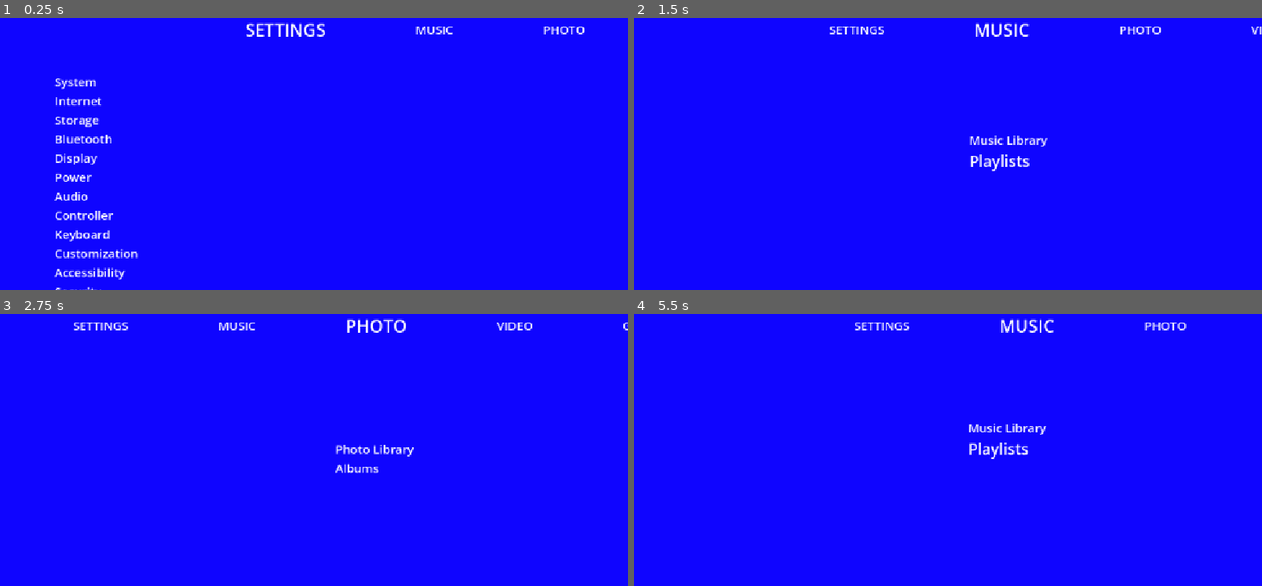
Above: before the commit, frames 1-4 (two rows, left to right).
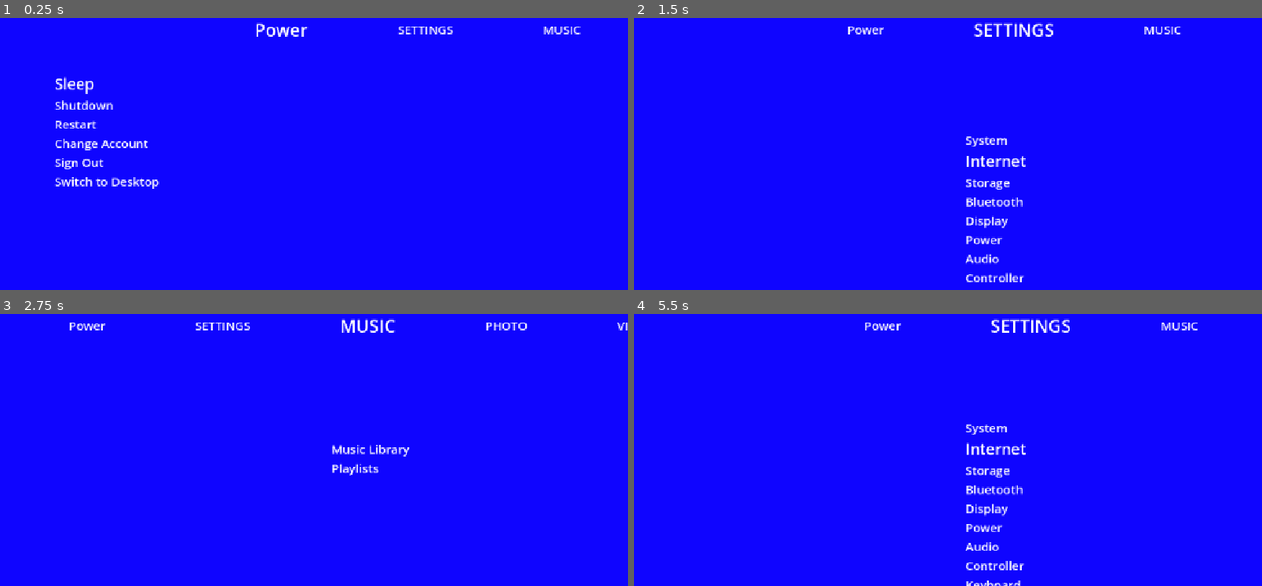
Above: after the commit, the same moments.

Repository: JamesPosseHunt/Steam-Deck-Media-Bar
Game: Godot game, scene res://control.tscn
The game is run twice, just before and just after one commit, with the same random seed, the same clock (stepped at 60 frames per second) and the same inputs.
Inputs:
- Up to frame 1 (0.25 s): no input
- Up to frame 2 (1.5 s): tap Enter (ui_accept) at 0.5, 1.35 s; hold Right (ui_right) 0.53-1.28 s; hold Enter (ui_accept) 0.53-1.28 s; hold Down (ui_down) from 1.28 s (still down)
- Up to frame 3 (2.75 s): tap Enter (ui_accept) at 1.52, 1.82, 2 s; release Down (ui_down) at 2.03 s; hold Right (ui_right) from 2.03 s (still down); hold Enter (ui_accept) from 2.03 s (still down)
- Up to frame 4 (5.5 s): release Right (ui_right) at 2.78 s; release Enter (ui_accept) at 2.78 s; hold Up (ui_up) 2.78-3.53 s; tap Enter (ui_accept) at 2.85, 3.02, 3.32, 3.5, 4.35, 4.52, 4.82, 5 s; hold Enter (ui_accept) 3.53-4.28 s; hold Left (ui_left) 3.53-5.03 s; hold Down (ui_down) from 5.03 s (still down); hold Enter (ui_accept) from 5.03 s (still down)

The runs differ from the first frame. In frame 1, 3.4% of the frame differs, in the area x 8-94%, y 1-100%; in frame 2, 2.3%; in frame 3, 1.4%; in frame 4, 2.4%.

Commit message:
Added links to game library and exit function

Diff:
--- a/control.gd
+++ b/control.gd
@@ -6,6 +6,7 @@
 @onready var category_bar: HBoxContainer = $CategoryViewport/CategoryBar
 @onready var categories = category_bar.get_children()
 var category_options = {
+	"PowerCategory": ["Sleep", "Shutdown", "Restart", "Change Account", "Sign Out", "Switch to Desktop"],
 	"SettingsCategory": ["System", "Internet", "Storage", "Bluetooth", "Display", "Power", "Audio", "Controller", "Keyboar …(208 unchanged characters)…
 	"MusicCategory": ["Music Library", "Playlists"],
 	"PhotoCategory": ["Photo Library", "Albums"],
@@ -30,19 +31,19 @@
 		selected_category = min(selected_category + 1, 5)
 		print(selected_category)
 		update_selection()
-		centre_selected_category()
 		rebuild_option_list()
 		selected_option = 0
 		position_option_list()
+		centre_selected_category()
 		centre_selected_option()
 	elif event.is_action_pressed("ui_left"):
 		selected_category = max(selected_category - 1, 0)
 		print(selected_category)
 		update_selection()
-		centre_selected_category()
 		rebuild_option_list()
 		selected_option = 0
 		position_option_list()
+		centre_selected_category()
 		centre_selected_option()
 	elif event.is_action_pressed("ui_down"):
 		var option_count = $CategoryViewport/OptionList.get_child_count()
@@ -62,7 +63,13 @@
 		var options = option_list.get_children()
 
 		if options.size() > 0:
-			print("Selected: ", options[selected_option].text)
+			var selected_name = options[selected_option].text
+			print("Selected: ", selected_name)
+
+			if categories[selected_category].name == "GamesCategory" and selected_name == "All Games":
+				OS.execute("steam", ["steam://open/gamepadui/library"])
+			elif categories[selected_category].name == "PowerCategory" and selected_name == "Switch to Desktop":
+				get_tree().quit()
 func update_selection() -> void:
 	for i in range(categories.size()):
 		var category = categories[i]
@@ -106,7 +113,8 @@
 		var label = Label.new()
 		label.text = option_name
 		option_list.add_child(label)
-		update_option_selection()
+
+	update_option_selection()
 func update_option_selection() -> void:
 	var option_list = $CategoryViewport/OptionList
 	var options = option_list.get_children()
--- a/control.tscn
+++ b/control.tscn
@@ -46,6 +46,10 @@
 grow_horizontal = 2
 theme_override_constants/separation = 165
 
+[node name="PowerCategory" type="Label" parent="CategoryViewport/CategoryBar" unique_id=1158210505]
+layout_mode = 2
+text = "Power"
+
 [node name="SettingsCategory" type="Label" parent="CategoryViewport/CategoryBar" unique_id=1800213854]
 layout_mode = 2
 text = "SETTINGS"
@@ -76,11 +80,3 @@
 offset_top = 250.0
 offset_right = 140.0
 offset_bottom = 290.0
-
-[node name="GameLibrary" type="Label" parent="CategoryViewport/OptionList" unique_id=2091690419]
-layout_mode = 2
-text = "Game Library"
-
-[node name="RecentlyPlayed" type="Label" parent="CategoryViewport/OptionList" unique_id=885319286]
-layout_mode = 2
-text = "Recently Played"
Not shown, added: export_presets.cfg
Not shown, added: SteamMediaBar.pck
Not shown, added: SteamMediaBar.sh
Not shown, added: SteamMediaBar.x86_64
